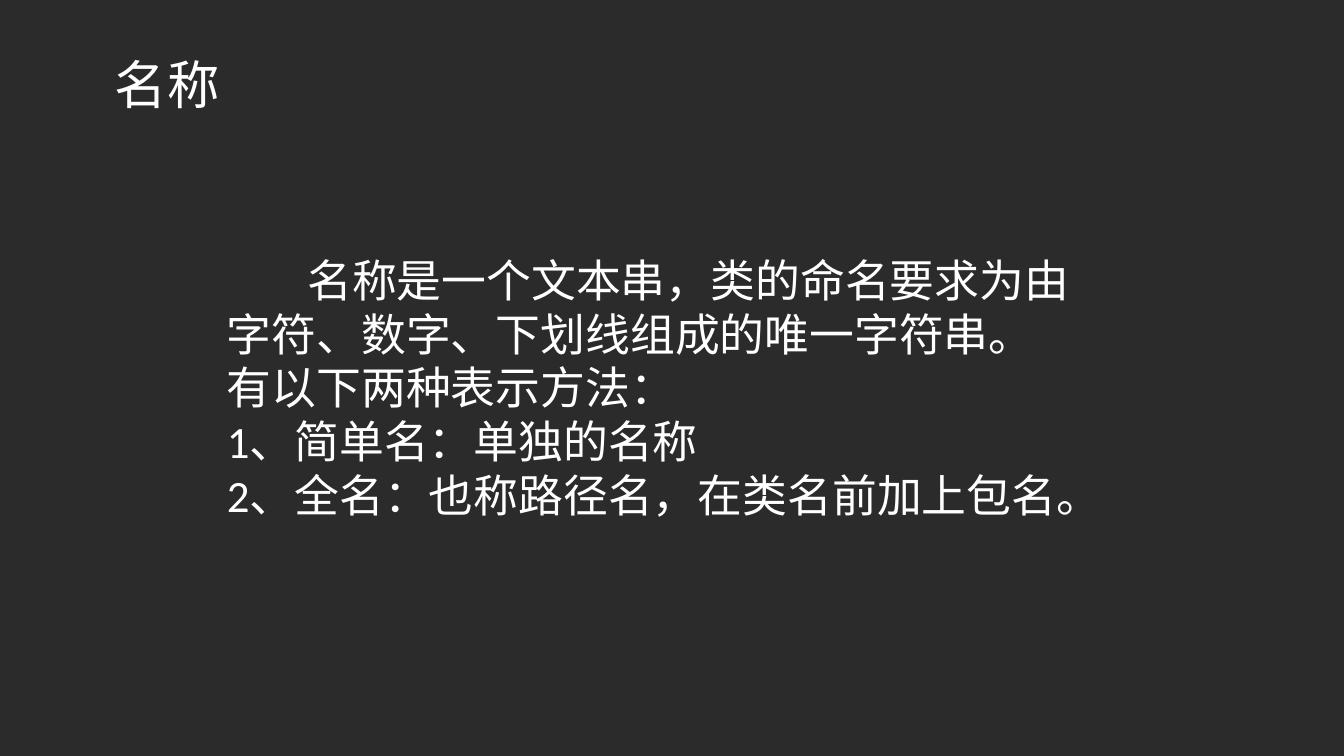
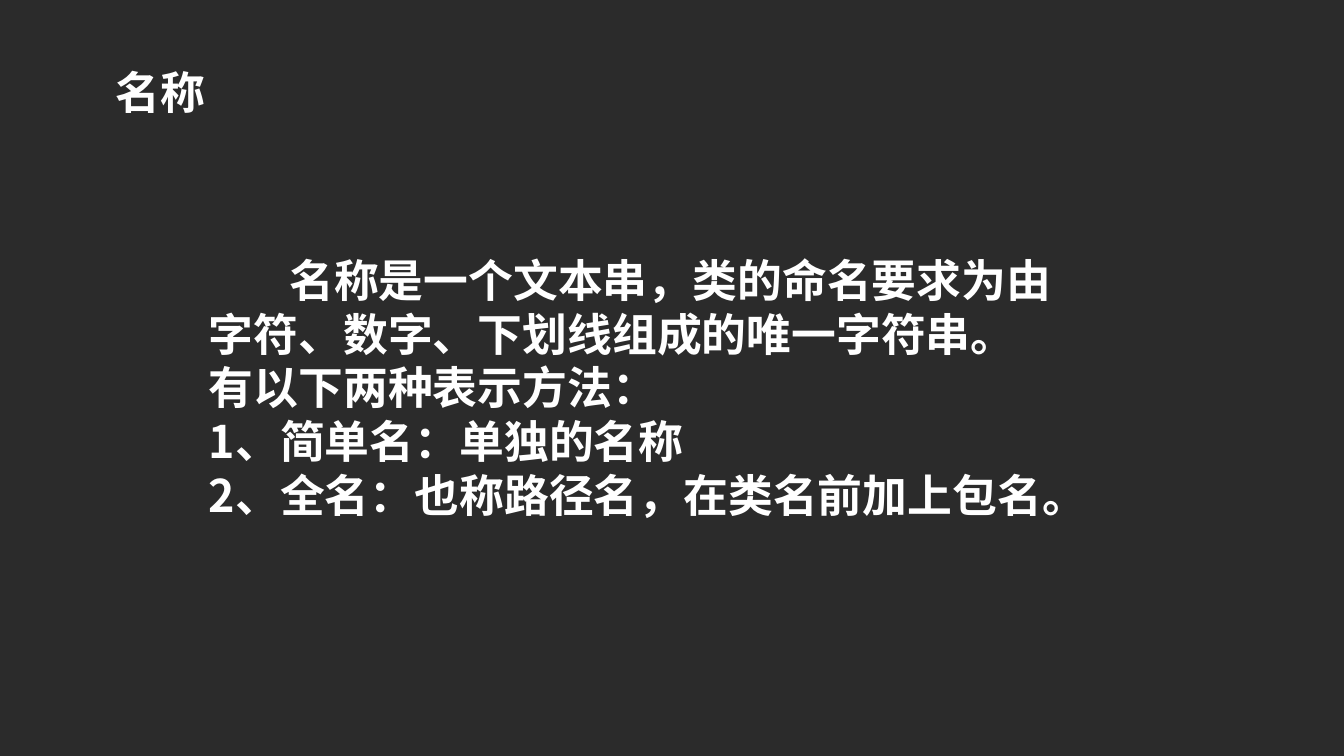
Before and after one commit to PRD2017G23/-, a slide deck: slide 20 of 小组作业/PPT/UML基础_图.pptx (slide 9 before the commit). Drawn at 1344x756 pixels with LibreOffice and Linux fonts; fonts in the diff are those of the drawing; background and template pictures are left out; a plain dark background stands for a picture behind light text. Boxes give left, top, right and bottom in pixels: in the first picture for what was removed or moved away, otherwise in the second. Text is boxed around its words. In the diff, an @@ line names an element or a change of style, - is before the commit and + after.

```diff
--- a/小组作业/PPT/UML基础_图.pptx
+++ b/小组作业/PPT/UML基础_图.pptx
@@ text "名称": place and size @@
-text "名称" at <box>115,60,220,109</box>
+text "名称" at <box>116,70,206,113</box>
@@ text "名称" at <box>116,70,206,113</box>: size 37.3 to 32 pt, font Calibri to Noto Sans CJK SC, bold on @@
@@ text "名称是一个文本串，类的命名要求为由字符、数字、下划线组成的唯一字符串。": place and size @@
-text "名称是一个文本串，类的命名要求为由字符、数字、下划线组成的唯一字符串。" at <box>227,259,1101,517</box>
+text "名称是一个文本串，类的命名要求为由字符、数字、下划线组成的唯一字符串。" at <box>209,258,1087,518</box>
@@ text "名称是一个文本串，类的命名要求为由字符、数字、下划线组成的唯一字符串。" at <box>209,258,1087,518</box>: font Calibri to Noto Sans CJK SC, bold on @@
```
Also in this commit, not shown: 39 other slides changed, 15 slides added, 25 slides removed.
